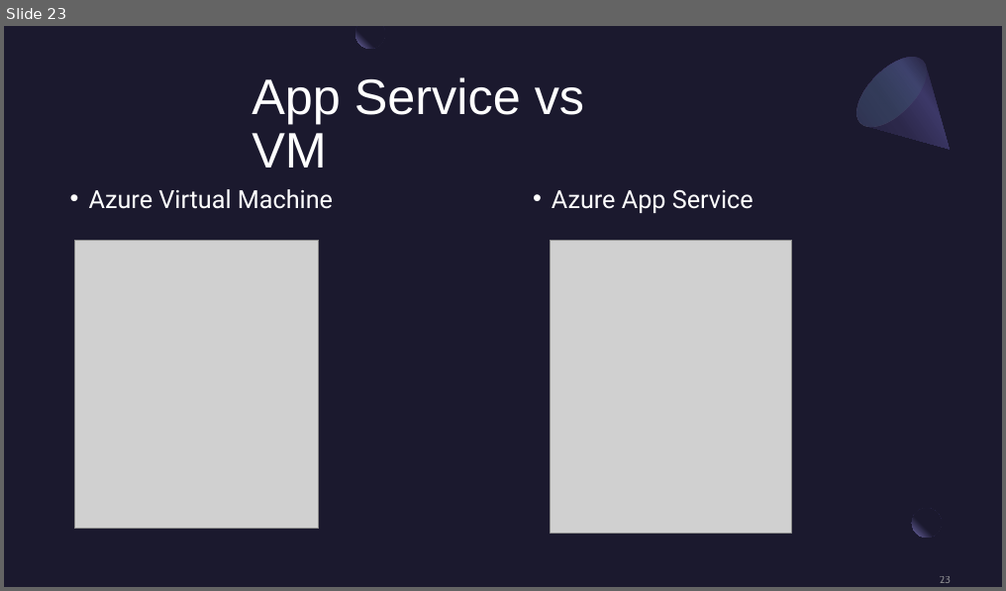
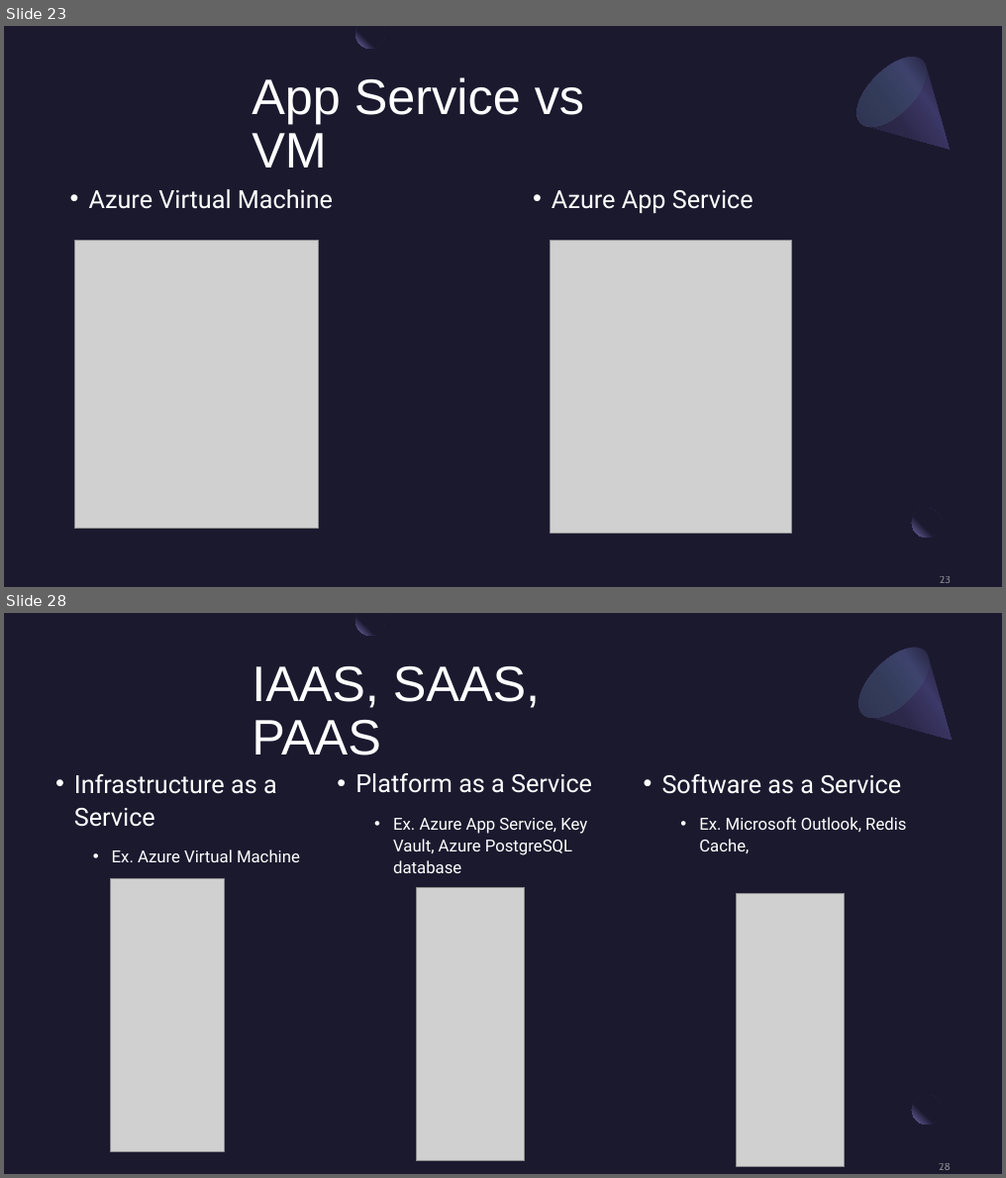
Before and after one commit to BrianChen0527/postgreSQL, a slide deck: MSFT_Azure/Microsoft Azure.pptx. Shown one above the other, each under a label of ours: slide 23 before the commit, slides 23 and 28 after it; the slides between them are not shown. The pictures are 1006x591 and 1006x1178 pixels, drawn with LibreOffice and Linux fonts; fonts in the diff are those of the drawing; grey boxes stand for pictures. Boxes give left, top, right and bottom in pixels: in the first picture for what was removed or moved away, otherwise in the second. Text is boxed around its words. In the diff, an @@ line names an element or a change of style, - is before the commit and + after.

Commit message:
finished with azure presentation

```diff
--- a/MSFT_Azure/Microsoft Azure.pptx
+++ b/MSFT_Azure/Microsoft Azure.pptx
@@ slide 28 added at <box>4,613,1002,1174</box>, background #1B192E; not listed: 2 template elements that a slide beside it also shows @@
@@ freeform shape added at <box>355,613,385,636</box>, fill gradient #1B192E to #7771B2 @@
@@ ellipse added at <box>846,636,941,730</box>, fill gradient #454075 to #5BEFC1 @@
@@ freeform shape added at <box>847,636,983,771</box>, fill gradient #2C284A to #3C3867 to #1B192E @@
@@ title added at <box>252,666,540,756</box>, 48 pt, text #FFFFFF @@
+IAAS, SAAS, PAAS
@@ text added at <box>74,774,300,862</box>, 24 pt, text #FFFFFF @@
+• Infrastructure as a Service
+  • Ex. Azure Virtual Machine
@@ text added at <box>355,773,592,873</box>, 16 pt, text #FFFFFF @@
+• Platform as a Service
+  • Ex. Azure App Service, Key Vault, Azure PostgreSQL database
@@ text added at <box>662,774,906,854</box>, 16 pt, text #FFFFFF @@
+• Software as a Service
+  • Ex. Microsoft Outlook, Redis Cache,
@@ picture added at <box>110,879,224,1153</box> @@
@@ picture added at <box>417,888,525,1161</box> @@
@@ picture added at <box>737,894,845,1167</box> @@
@@ page number added at <box>939,1163,950,1170</box>, 10 pt, text #A6A6A6 at 80% opacity @@
+28
```
Also in this commit, not shown: 1 slide changed, 3 other slides added, 6 slides removed.
